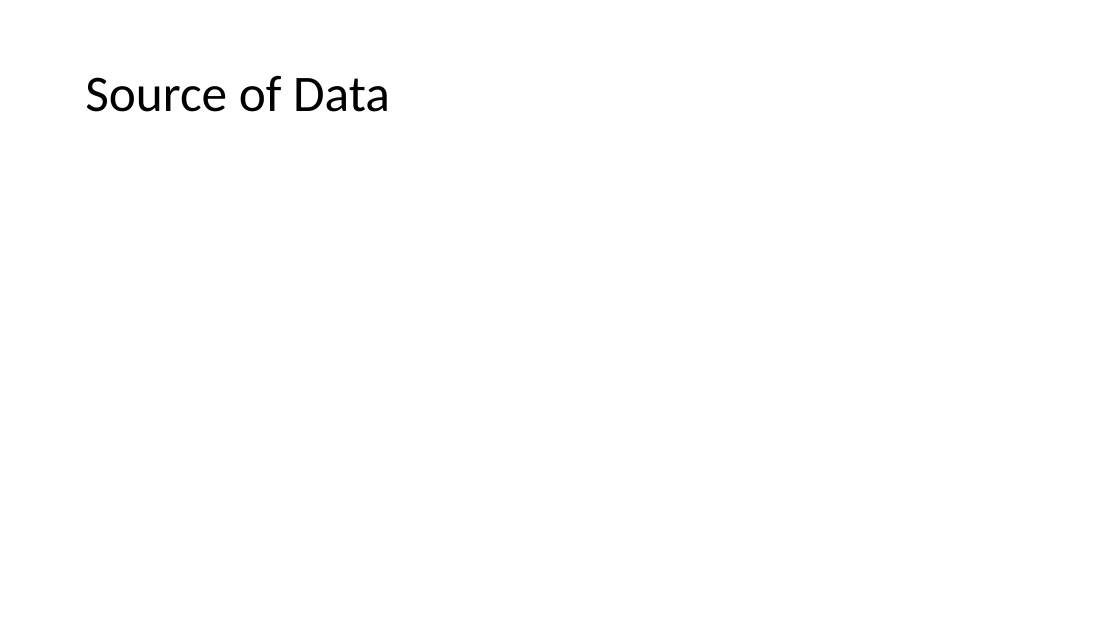
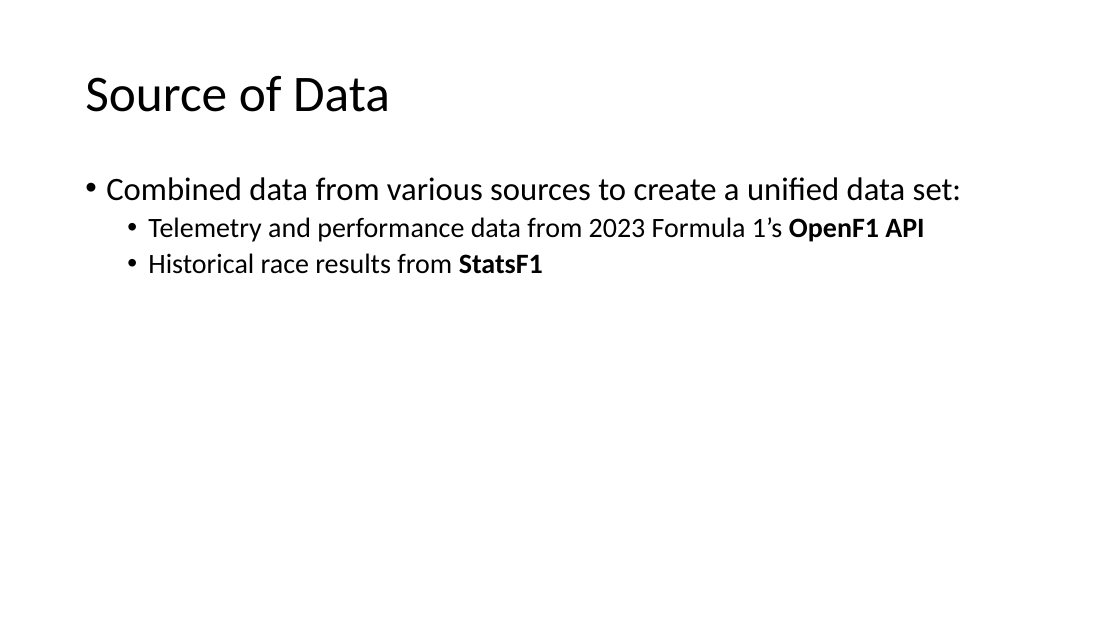
Before and after one commit to minhmgnvo/dsci511-group-assignment, a slide deck: slide 4 of Project-Presentation-Template.pptx. Drawn at 1120x630 pixels with LibreOffice and Linux fonts; fonts in the diff are those of the drawing. Boxes give left, top, right and bottom in pixels: in the first picture for what was removed or moved away, otherwise in the second. Text is boxed around its words. In the diff, an @@ line names an element or a change of style, - is before the commit and + after.

```diff
--- a/Project-Presentation-Template.pptx
+++ b/Project-Presentation-Template.pptx
@@ text added at bbox=[106, 177, 961, 274], 24 pt, text #000000 @@
+• Combined data from various sources to create a unified data set:
+  • Telemetry and performance data from 2023 Formula 1’s OpenF1 API
+  • Historical race results from StatsF1
```
Also in this commit, not shown: 1 other slide changed, 1 slide added, 1 slide removed, 1 other file.
